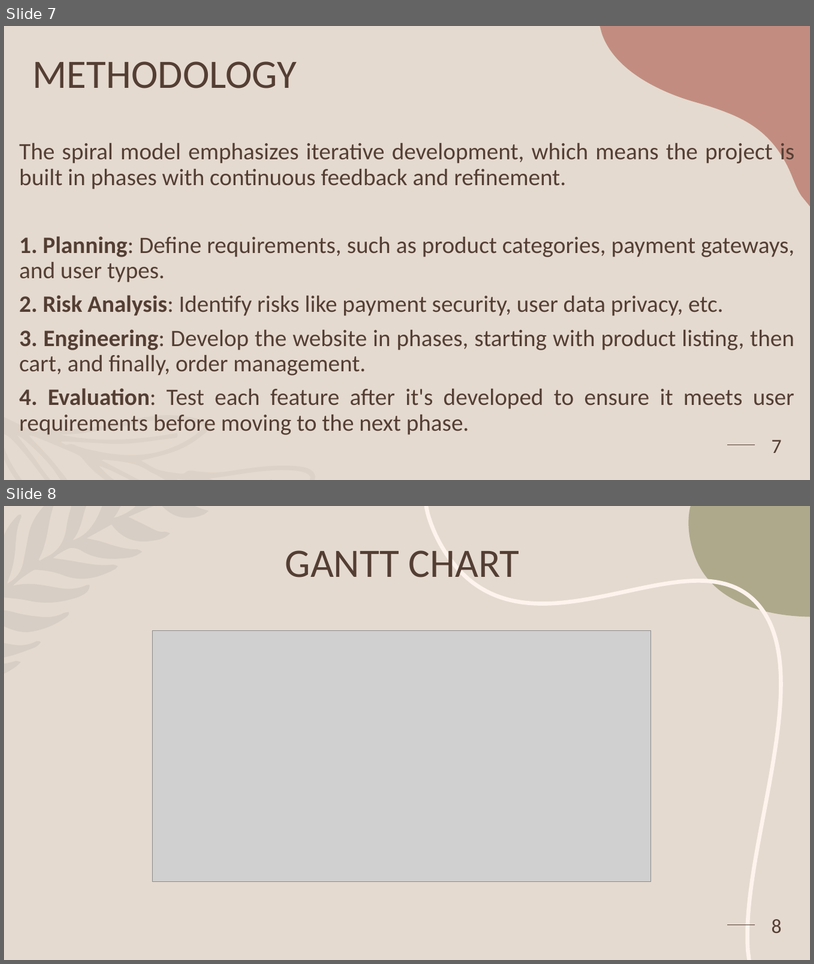
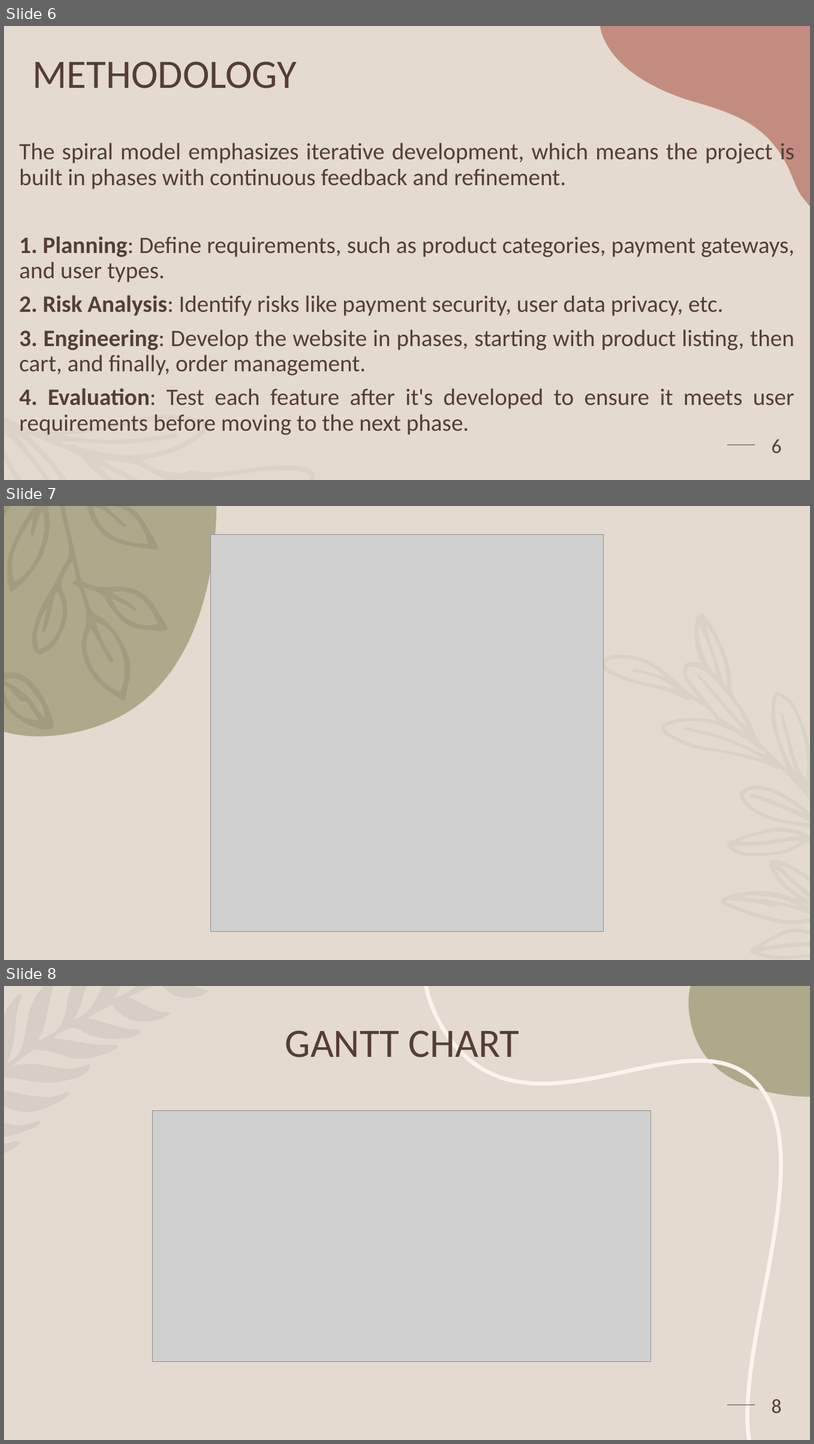
Before and after one commit to rebecca329/Bakewise, a slide deck: BAKERY.pptx. Shown one above the other, each under a label of ours: slides 7 and 8 before the commit, slides 6, 7 and 8 after it. The pictures are 814x964 and 814x1444 pixels, drawn with LibreOffice and Linux fonts; fonts in the diff are those of the drawing; grey boxes stand for pictures; background and template pictures are left out. Boxes give left, top, right and bottom in pixels: in the first picture for what was removed or moved away, otherwise in the second. Text is boxed around its words. In the diff, an @@ line names an element or a change of style, - is before the commit and + after.

```diff
--- a/BAKERY.pptx
+++ b/BAKERY.pptx
@@ slide 7 added at (x1=4, y1=506, x2=810, y2=960), background #E5DACF @@
@@ freeform shape added at (x1=4, y1=506, x2=217, y2=736), fill #A09D79 at 79% opacity @@
@@ freeform shape added at (x1=4, y1=506, x2=168, y2=729), fill #543E34 at 12% opacity @@
@@ picture added at (x1=211, y1=534, x2=604, y2=931) @@
@@ freeform shape added at (x1=602, y1=613, x2=810, y2=959), fill #C6C4AF at 33% opacity @@
@@ what was slide 7 is now slide 6 @@
@@ page number at (x1=772, y1=439, x2=782, y2=453): text changed @@
-7
+6
```
Also in this commit, not shown: 4 slides changed, 1 other slide added, 2 slides removed.
